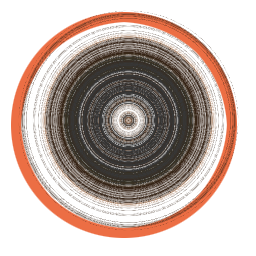
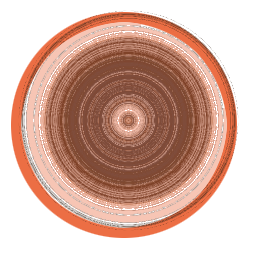
Layers edited between the first and the second 256 x 256 image:
added layer "Layer 1 copy" above "Layer 1" over [26, 22, 227, 223]
hid "Layer 1" over [26, 22, 227, 223]
